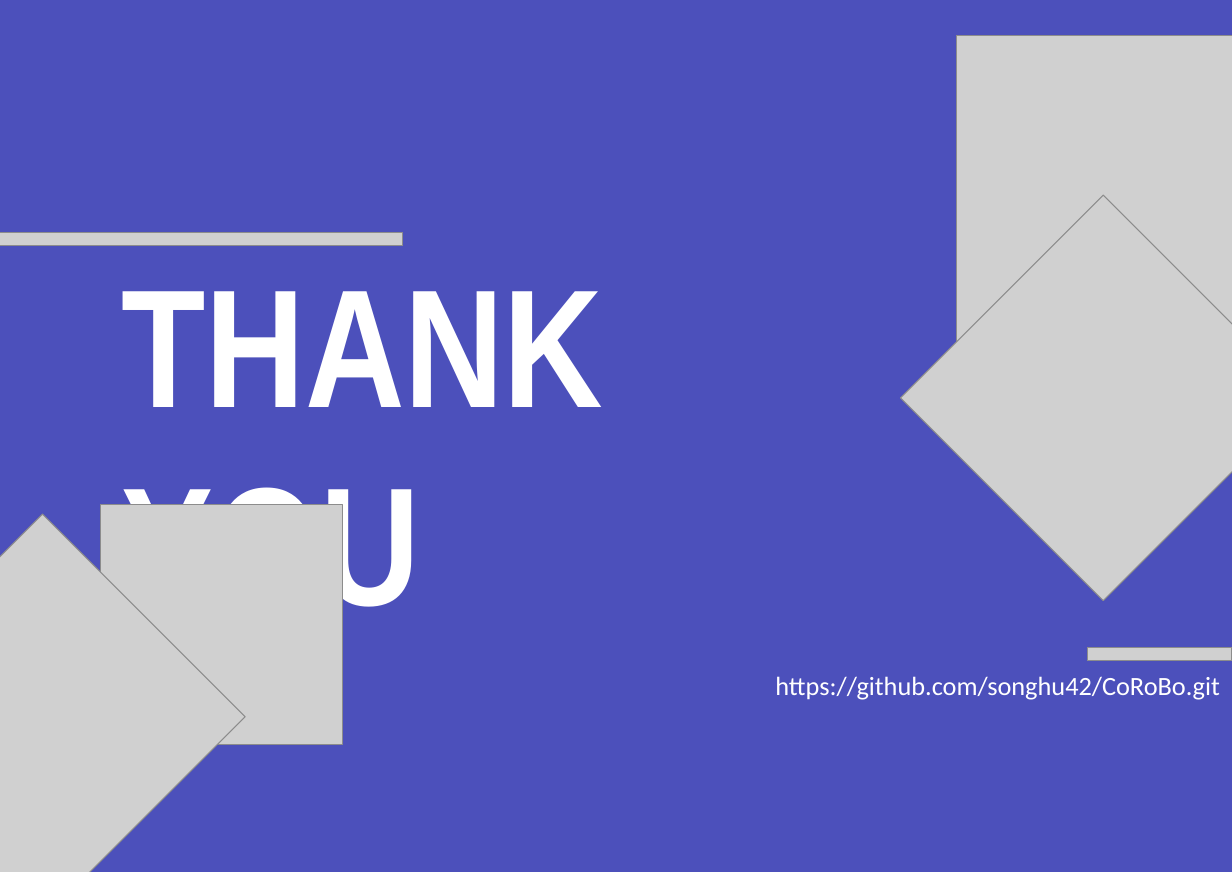
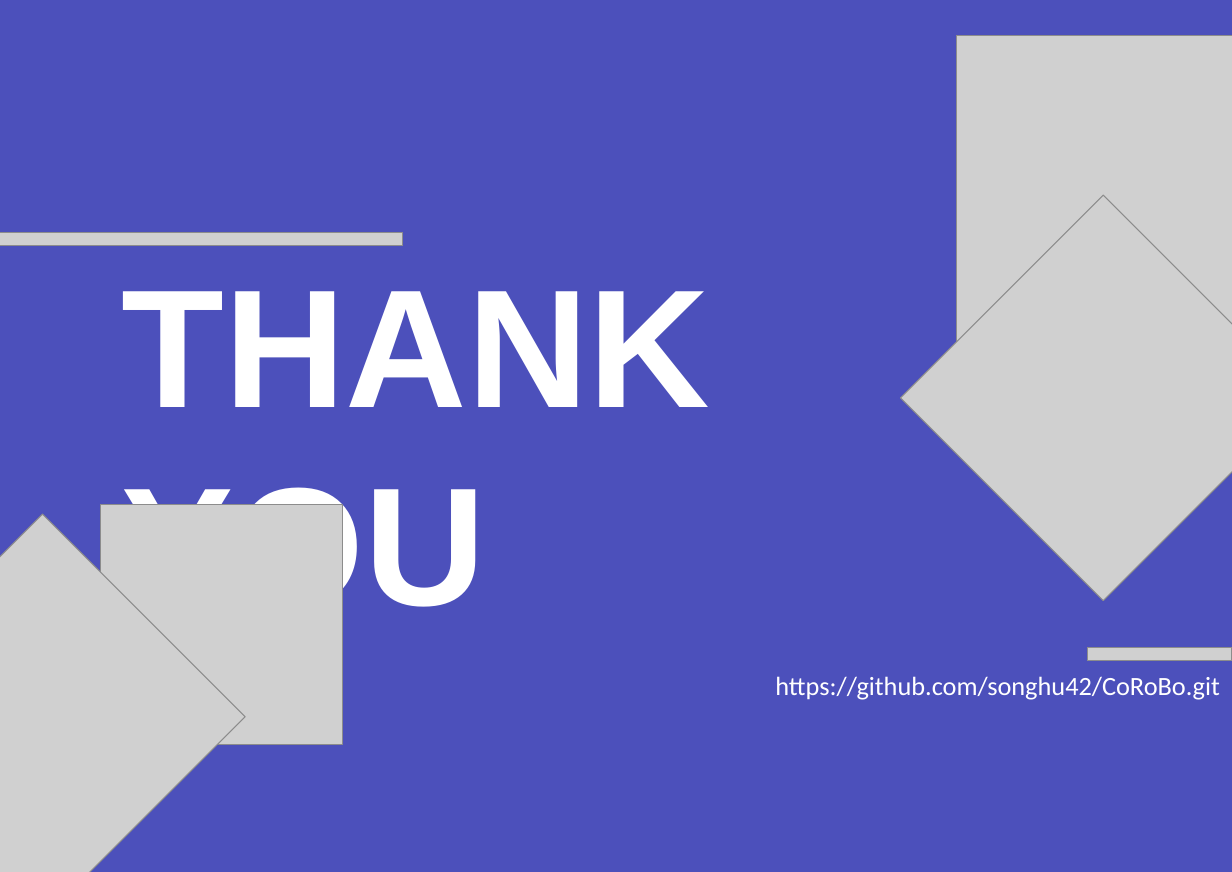
Before and after one commit to songhu42/CoRoBo, a slide deck: slide 6 of docs/01.계획/2024 AIoT 자율로봇개발 프로젝트 3조.pptx. Drawn at 1232x872 pixels with LibreOffice and Linux fonts; fonts in the diff are those of the drawing; grey boxes stand for pictures. Boxes give left, top, right and bottom in pixels: in the first picture for what was removed or moved away, otherwise in the second. Text is boxed around its words. In the diff, an @@ line names an element or a change of style, - is before the commit and + after.

```diff
--- a/docs/01.계획/2024 AIoT 자율로봇개발 프로젝트 3조.pptx
+++ b/docs/01.계획/2024 AIoT 자율로봇개발 프로젝트 3조.pptx
@@ text "THANK" at <box>121,291,710,635</box>: font Arial Narrow to Arial @@
```
Also in this commit, not shown: 5 other slides changed.
